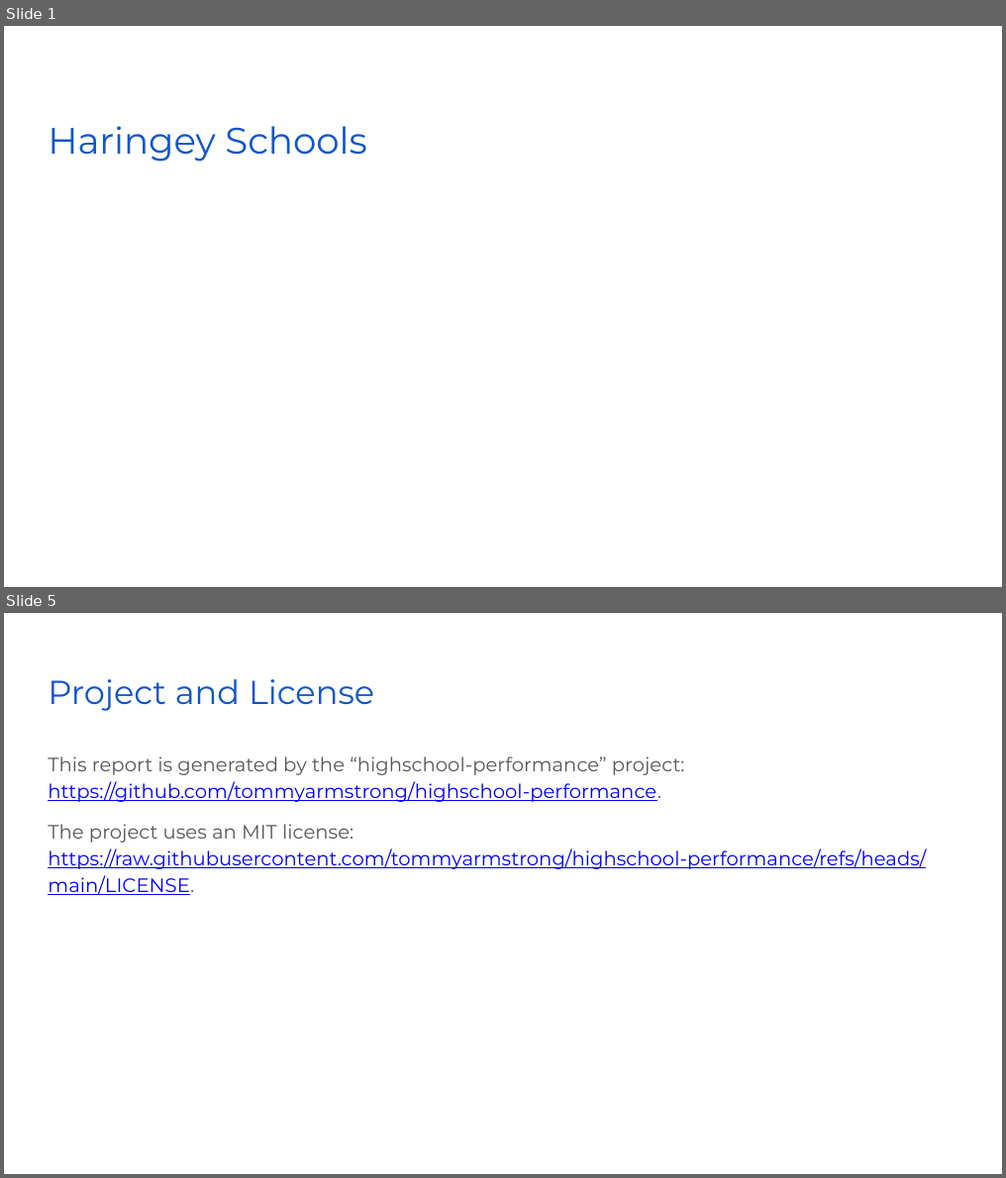
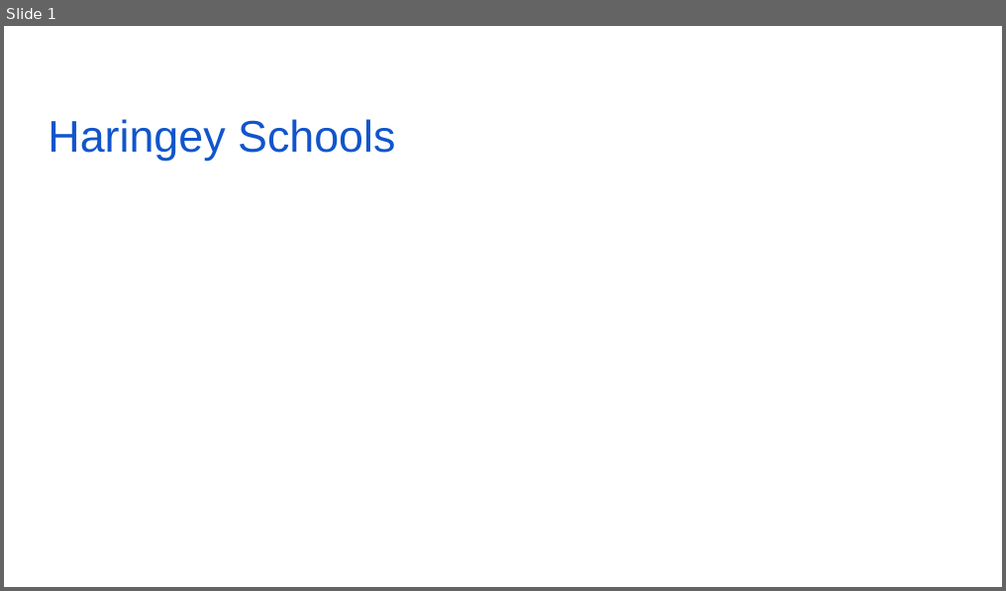
Before and after one commit to tommyarmstrong/highschool-performance, a slide deck: templates/report_slides_template.pptx. Shown one above the other, each under a label of ours: slides 1 and 5 before the commit, slide 1 after it; the slides between them are not shown. The pictures are 1006x1178 and 1006x591 pixels, drawn with LibreOffice and Linux fonts; fonts in the diff are those of the drawing; background and template pictures are left out. Boxes give left, top, right and bottom in pixels: in the first picture for what was removed or moved away, otherwise in the second. Text is boxed around its words. In the diff, an @@ line names an element or a change of style, - is before the commit and + after.

Commit message:
fix(report): table no longer replies on template

```diff
--- a/templates/report_slides_template.pptx
+++ b/templates/report_slides_template.pptx
@@ slide 5 removed at (x1=4, y1=613, x2=1002, y2=1174), background #FFFFFF @@
@@ title removed at (x1=48, y1=679, x2=374, y2=711) @@
-Project and License
@@ text removed at (x1=48, y1=757, x2=926, y2=895) @@
-This report is generated by the “highschool-performance” project: https://github.com/tommyarmstrong/highschool-performance.
-The project uses an MIT license: https://raw.githubusercontent.com/tommyarmstrong/highschool-performance/refs/heads/main/LICENSE.
@@ slide 1 changed as well @@
@@ title "Haringey Schools" at (x1=48, y1=119, x2=395, y2=161): size 26.6 to 32 pt, font Montserrat to Arial @@
```
Also in this commit, not shown: 3 other slides removed, 1 other file.
